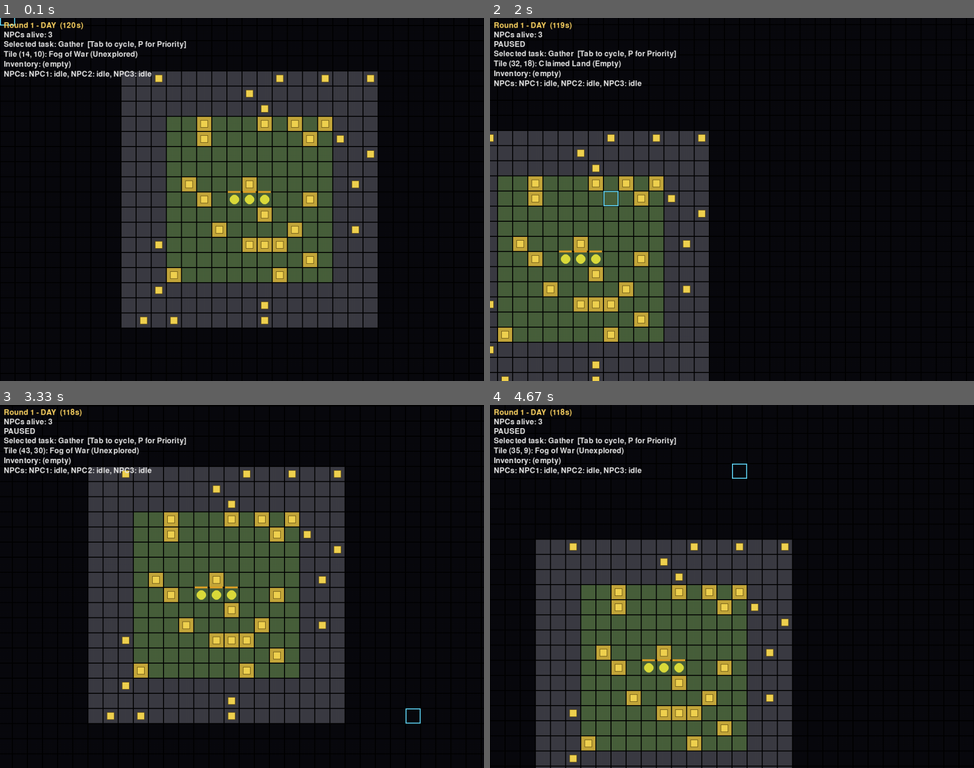
Above: before the commit, frames 1-4 (two rows, left to right).
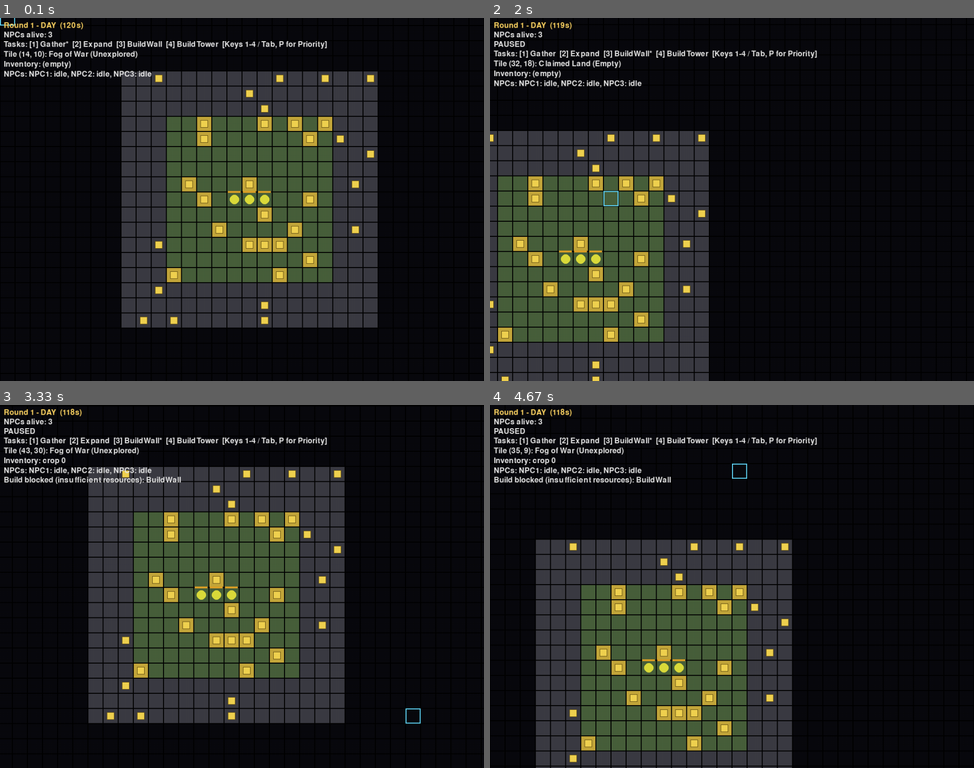
Above: after the commit, the same moments.

Repository: MiohitoKiri5474/PyGame-Final
Game: pygame game, started from src/main.py
Two runs of this game, one before a commit and one after it. Both use one fixed random seed, a clock stepped at 60 frames per second and the inputs below.
Inputs (mouse positions are in pixels of both pictures, inside the frame that each line leads up to):
- Up to frame 1 (0.1 s): no input
- Up to frame 2 (2 s): tap 2 at 0.33, 0.82 s; hold Right 0.67-1.13 s; move the mouse to (886, 188) at 0.7 s; tap Space at 0.73, 1.03, 1.23, 1.57, 1.87 s; hold Up 1.17-1.47 s; move the mouse to (736, 224) at 1.2 s; tap 3 at 1.32 s; hold Right 1.5-1.97 s; move the mouse to (615, 203) at 1.53 s
- Up to frame 3 (3.33 s): click (91, 532) at 2.05 s; hold Left 2.33-2.87 s; tap Space at 2.4, 2.7, 2.97, 3.3 s; click (91, 669) at 2.42 s; tap 3 at 2.48 s; hold Down 2.9-3.2 s; click (314, 459) at 2.98 s; hold Left from 3.23 s (still down); click (421, 713) at 3.32 s
- Up to frame 4 (4.67 s): tap 2 at 3.38 s; tap Space at 3.6, 3.73, 4.13, 4.43 s; release Left at 3.63 s; hold Up 3.67-4.03 s; click (790, 619) at 3.75 s; tap 3 at 3.82 s; hold Right from 4.07 s (still down); click (741, 463) at 4.15 s

The runs differ from the first frame. In frame 1, 0.7% of the frame differs, in the area x 0-68%, y 6-9%; in frame 2, 0.7%; in frame 3, 1.2%; in frame 4, 1.2%, in the area x 0-68%, y 8-22%.

Commit message:
feat: add number key shortcuts (1-4) for task options
- Pressing 1-4 directly selects Gather, Expand, BuildWall, and BuildTower
- HUD displays option number shortcuts: [1] Gather, [2] Expand, [3] BuildWall, [4] BuildTower
- Tab cycling remains fully supported

Disclosure: Based on Claude Code generated output.

Diff:
--- a/src/game.py
+++ b/src/game.py
@@ -97,9 +97,34 @@
                     self._cycle_selected_task_type()
                 elif event.key == pygame.K_p:
                     self.priority_ui.toggle()
+                elif event.key in (
+                    pygame.K_1, pygame.K_2, pygame.K_3, pygame.K_4,
+                    pygame.K_5, pygame.K_6, pygame.K_7, pygame.K_8, pygame.K_9,
+                    pygame.K_KP1, pygame.K_KP2, pygame.K_KP3, pygame.K_KP4,
+                    pygame.K_KP5, pygame.K_KP6, pygame.K_KP7, pygame.K_KP8, pygame.K_KP9,
+                ):
+                    self._select_task_by_number(event.key)
             elif event.type == pygame.MOUSEBUTTONDOWN and event.button == 1:
                 if not self.priority_ui.visible:
                     self.handle_click(event.pos)
+
+    def _select_task_by_number(self, key: int) -> None:
+        key_map = {
+            pygame.K_1: 0, pygame.K_KP1: 0,
+            pygame.K_2: 1, pygame.K_KP2: 1,
+            pygame.K_3: 2, pygame.K_KP3: 2,
+            pygame.K_4: 3, pygame.K_KP4: 3,
+            pygame.K_5: 4, pygame.K_KP5: 4,
+            pygame.K_6: 5, pygame.K_KP6: 5,
+            pygame.K_7: 6, pygame.K_KP7: 6,
+            pygame.K_8: 7, pygame.K_KP8: 7,
+            pygame.K_9: 8, pygame.K_KP9: 8,
+        }
+        idx = key_map.get(key)
+        if idx is not None:
+            types = list(TASK_TYPES.keys())
+            if idx < len(types):
+                self.selected_task_type = types[idx]
 
     def _cycle_selected_task_type(self) -> None:
         types = list(TASK_TYPES.keys())
@@ -289,11 +314,18 @@
     def render_hud(self) -> None:
         banner_color = COLOR_DAY_BANNER if self.cycle.phase == DAY else COLOR_NIGHT_BANNER
         hover_info = self._hover_tile_info()
+
+        options_list = []
+        for i, t_name in enumerate(TASK_TYPES.keys(), start=1):
+            marker = "*" if t_name == self.selected_task_type else ""
+            options_list.append(f"[{i}] {t_name}{marker}")
+        options_str = "  ".join(options_list)
+
         lines = [
             f"Round {self.cycle.round_number} - {self.cycle.phase.upper()}  ({self.cycle.remaining():.0f}s)",
             f"NPCs alive: {len(self.world.npcs)}",
             "PAUSED" if self.paused else "",
-            f"Selected task: {self.selected_task_type or 'none'}  [Tab to cycle, P for Priority]",
+            f"Tasks: {options_str}  [Keys 1-{len(TASK_TYPES)} / Tab, P for Priority]",
             hover_info,
             *hud_lines(self.world),
         ]
